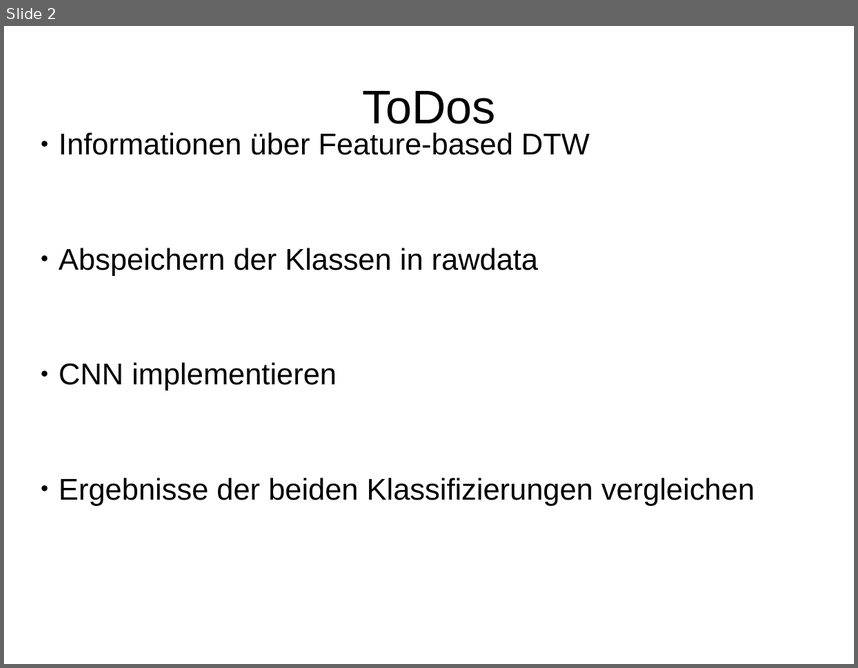
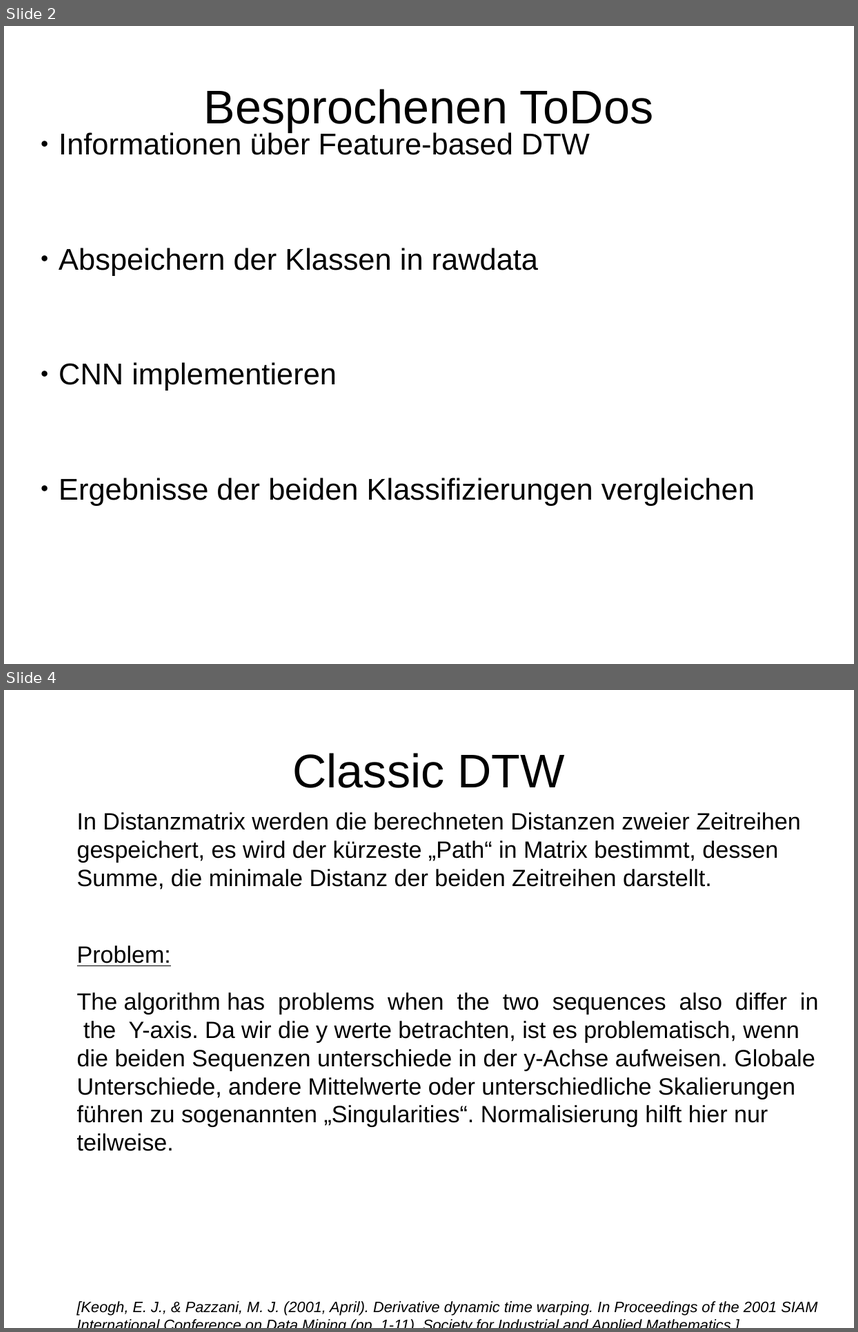
Before and after one commit to HannahSyrek/MTAnalysisOfCGMCurves, a slide deck: presentations/presentation_21_03_18.odp. Shown one above the other, each under a label of ours: slide 2 before the commit, slides 2 and 4 after it; the slides between them are not shown. The pictures are 858x668 and 858x1332 pixels, drawn with LibreOffice and Linux fonts; fonts in the diff are those of the drawing. Boxes give left, top, right and bottom in pixels: in the first picture for what was removed or moved away, otherwise in the second. Text is boxed around its words. In the diff, an @@ line names an element or a change of style, - is before the commit and + after.

```diff
--- a/presentations/presentation_21_03_18.odp
+++ b/presentations/presentation_21_03_18.odp
@@ slide 4 added at [4,690,854,1328], background #FFFFFF @@
@@ title added at [292,753,564,788], 44 pt, text #000000 @@
+Classic DTW
@@ subtitle added at [77,812,819,1315], 22 pt, text #000000 @@
+In Distanzmatrix werden die berechneten Distanzen zweier Zeitreihen gespeichert, es wird der kürzeste „Path“ in Matrix bestimmt, dessen Summe, die minimale Distanz der beiden Zeitreihen darstellt.
+Problem:
+The algorithm has problems when the two sequences also differ in the Y-axis. Da wir die y werte betrachten, ist es problematisch, wenn die beiden Sequenzen unterschiede in der y-Achse aufweisen. Globale Unterschiede, andere Mittelwerte oder unterschiedliche Skalierungen führen zu sogenannten „Singularities“. Normalisierung hilft hier nur teilweise.
+[Keogh, E. J., & Pazzani, M. J. (2001, April). Derivative dynamic time warping. In Proceedings of the 2001 SIAM International Conference on Data Mining (pp. 1-11). Society for Industrial and Applied Mathematics.]
@@ slide 2 changed as well @@
@@ title at [204,89,654,132]: text changed @@
-ToDos
+Besprochenen ToDos
```
Also in this commit, not shown: 2 other slides changed, 5 other slides added, 3 slides removed, 13 other files.
